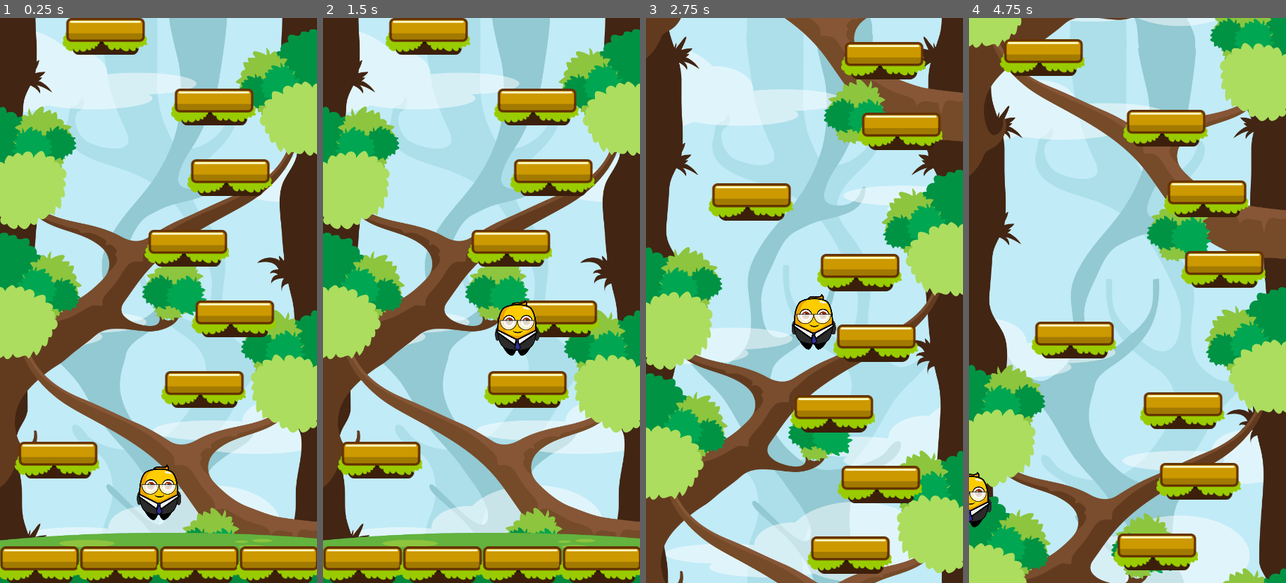
Above: before the commit, frames 1-4 (left to right).
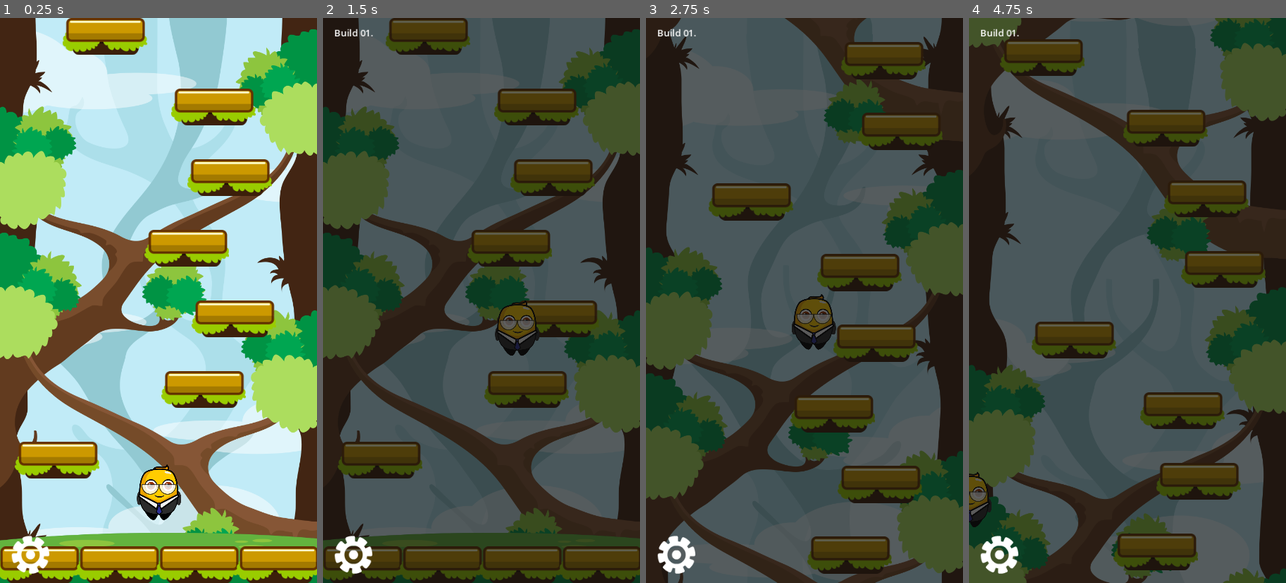
Above: after the commit, the same moments.

Repository: Nhanth123/jumper-mobile
Game: Godot game, scene res://scenes/main.tscn
The game is run twice, just before and just after one commit, with the same random seed, the same clock (stepped at 60 frames per second) and the same inputs. Before the commit the project starts from res://scenes/game.tscn.
Inputs (mouse positions are in pixels of both pictures, inside the frame that each line leads up to):
- Up to frame 1 (0.25 s): no input
- Up to frame 2 (1.5 s): click (351, 554) at 0.52 s; hold D (move_right) from 1.28 s (still down)
- Up to frame 3 (2.75 s): release D (move_right) at 2.03 s; hold A (move_left) from 2.03 s (still down)
- Up to frame 4 (4.75 s): release A (move_left) at 2.78 s; hold D (move_right) 2.78-4.28 s; hold A (move_left) from 4.28 s (still down)

The runs differ from the first frame. In frame 1, 0.5% of the frame differs, in the area x 3-16%, y 91-99%; in frame 2, 100%; in frame 3, 100%; in frame 4, 100%, in the area x 0-100%, y 0-100%.

Commit message:
Feature: Implement screen debug

Diff:
--- a/project.godot
+++ b/project.godot
@@ -11,7 +11,7 @@
 [application]
 
 config/name="jumper-mobile"
-run/main_scene="res://scenes/game.tscn"
+run/main_scene="res://scenes/main.tscn"
 config/features=PackedStringArray("4.2", "Mobile")
 config/icon="res://icon.svg"
 run/emulate_touch_from_mouse=true
--- a/scenes/screens.tscn
+++ b/scenes/screens.tscn
@@ -1,6 +1,82 @@
-[gd_scene load_steps=2 format=3 uid="uid://q6hlw71fd0pg"]
+[gd_scene load_steps=4 format=3 uid="uid://q6hlw71fd0pg"]
 
 [ext_resource type="Script" path="res://scripts/screens.gd" id="1_42j5j"]
+[ext_resource type="Texture2D" uid="uid://ddpu0mc8wouu1" path="res://assets/textures/ui/gear.png" id="2_y7jwi"]
+
+[sub_resource type="LabelSettings" id="LabelSettings_6x456"]
 
 [node name="Screens" type="CanvasLayer"]
 script = ExtResource("1_42j5j")
+
+[node name="Debug" type="Control" parent="."]
+z_index = 1200
+layout_mode = 3
+anchors_preset = 15
+anchor_right = 1.0
+anchor_bottom = 1.0
+grow_horizontal = 2
+grow_vertical = 2
+
+[node name="ConsoleLog" type="Control" parent="Debug"]
+layout_mode = 1
+anchors_preset = 15
+anchor_right = 1.0
+anchor_bottom = 1.0
+grow_horizontal = 2
+grow_vertical = 2
+
+[node name="BackBG" type="ColorRect" parent="Debug/ConsoleLog"]
+layout_mode = 1
+anchors_preset = 15
+anchor_right = 1.0
+anchor_bottom = 1.0
+grow_horizontal = 2
+grow_vertical = 2
+color = Color(0.0588235, 0.0588235, 0.0588235, 0.666667)
+
+[node name="BuildNoLabel" type="Label" parent="Debug/ConsoleLog"]
+layout_mode = 1
+anchors_preset = 5
+anchor_left = 0.5
+anchor_right = 0.5
+offset_left = -251.0
+offset_top = 14.0
+offset_right = 255.0
+offset_bottom = 51.0
+grow_horizontal = 2
+text = "Build 01."
+
+[node name="ScrollContainer" type="ScrollContainer" parent="Debug/ConsoleLog"]
+layout_mode = 1
+anchors_preset = 15
+anchor_right = 1.0
+anchor_bottom = 1.0
+offset_left = 21.0
+offset_top = 41.0
+offset_right = -11.0
+offset_bottom = -32.0
+grow_horizontal = 2
+grow_vertical = 2
+
+[node name="VBoxContainer" type="VBoxContainer" parent="Debug/ConsoleLog/ScrollContainer"]
+layout_mode = 2
+size_flags_horizontal = 3
+size_flags_vertical = 3
+
+[node name="LogLabel" type="Label" parent="Debug/ConsoleLog/ScrollContainer/VBoxContainer"]
+layout_mode = 2
+label_settings = SubResource("LabelSettings_6x456")
+autowrap_mode = 3
+
+[node name="ToggleConsole" type="TextureButton" parent="Debug"]
+layout_mode = 1
+anchors_preset = 2
+anchor_top = 1.0
+anchor_bottom = 1.0
+offset_top = -100.0
+offset_right = 100.0
+grow_vertical = 0
+texture_normal = ExtResource("2_y7jwi")
+stretch_mode = 0
+
+[connection signal="pressed" from="Debug/ToggleConsole" to="." method="_on_toggle_console_pressed"]
--- a/scripts/screens.gd
+++ b/scripts/screens.gd
@@ -1 +1,12 @@
 extends CanvasLayer
+
+@onready var console  = $Debug/ConsoleLog
+
+func _ready():
+	console.visible = false
+
+func _process(delta):
+	pass
+
+func _on_toggle_console_pressed():
+	console.visible = !console.visible
